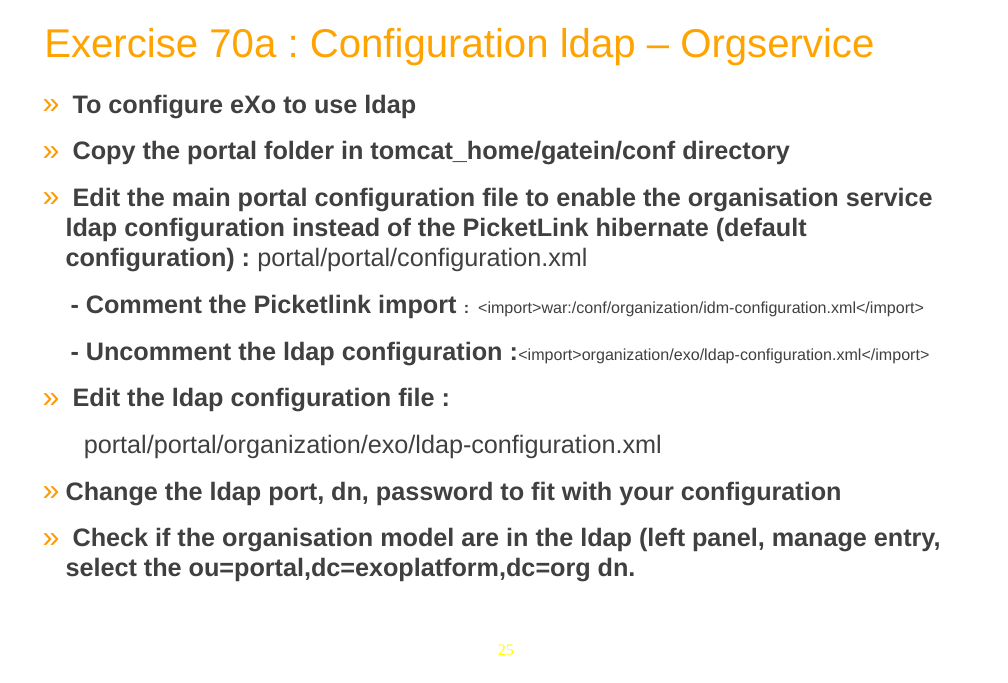
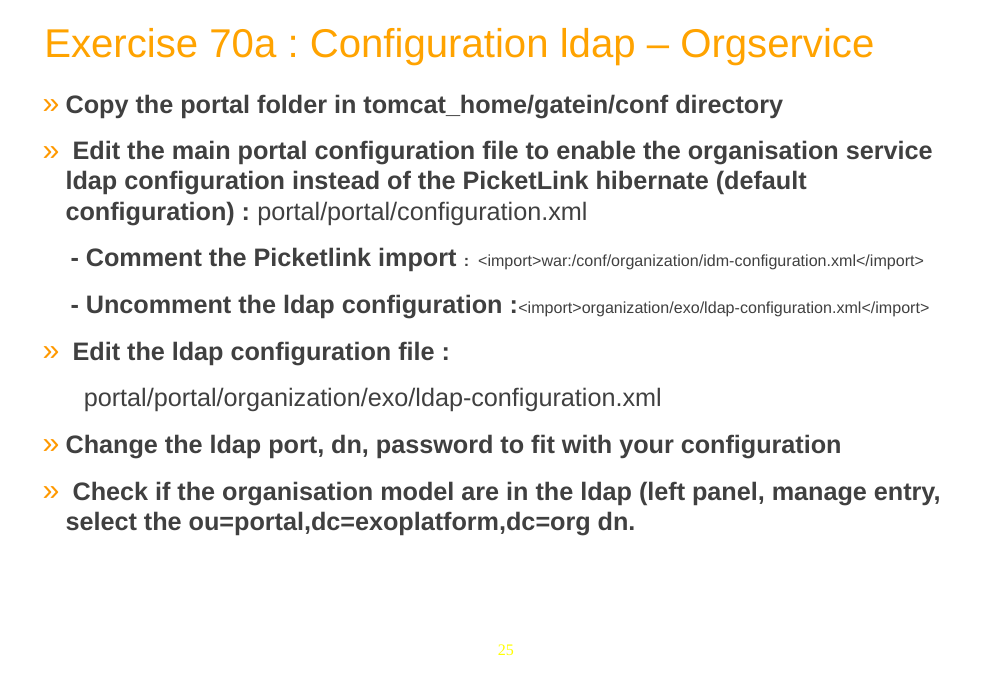
Before and after one commit to anhvurz90/training, a slide deck: slide 25 of exo-sysAdmin/970-LdapConfig-XSys.pptx. Drawn at 1008x683 pixels with LibreOffice and Linux fonts; fonts in the diff are those of the drawing; background and template pictures are left out. Boxes give left, top, right and bottom in pixels: in the first picture for what was removed or moved away, otherwise in the second. Text is boxed around its words. In the diff, an @@ line names an element or a change of style, - is before the commit and + after.

```diff
--- a/exo-sysAdmin/970-LdapConfig-XSys.pptx
+++ b/exo-sysAdmin/970-LdapConfig-XSys.pptx
@@ text at bbox=[73, 94, 416, 118]: paragraph removed @@
-» To configure eXo to use ldap
```
Also in this commit, not shown: 1 other slide changed, 3 slides added.
